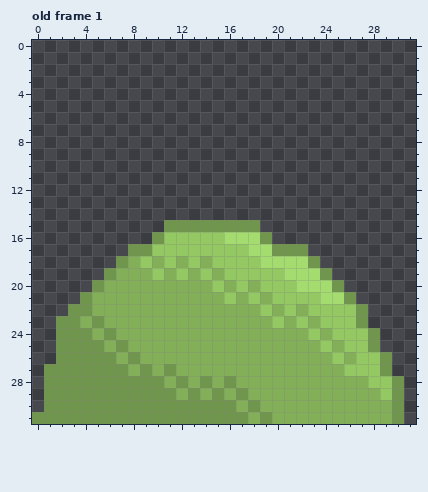
Two versions of one pixel-art file, Content/Game/General/Entities/Enemies/Slime/Slime.aseprite. This is how it looked before the edit.
32x32 pixels, 5 frames. Colours within 5 levels of each other are drawn and written as one. Shown: old frame 1. The commit also changed other frames, which this record leaves out.
After the commit:
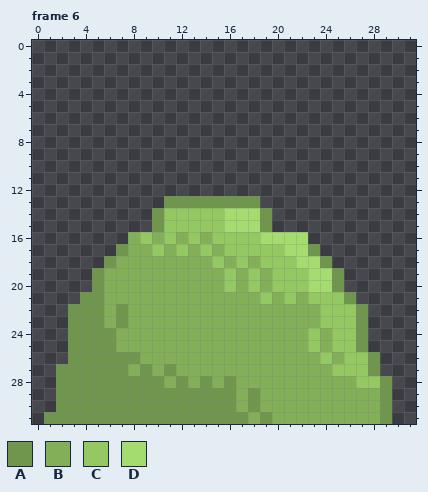
Palette (. is transparent): A #70964d  B #82af58  C #93c862  D #a4dc6f
A new or re-ordered frame is compared with the old frame closest to it.
Difference:
frames 5 -> 6
--- frame 6 is new; against old frame 1
@@ x 0..31 @@
 12 ................................
-13 ................................
-14 ................................
-15 ...........AAAAAAAA.............
-16 ..........ACCCCCDDDA............
-17 ........AACCCCCCCCDDAAA.........
-18 .......ABCBCBCBCCCCDDDDA........
-19 ......ABBBCBCBCBCCCCCDDDA.......
-20 .....ABBBBBBBBBCBCBCCCDDDA......
-21 ....ABBBBBBBBBBBCBCBCCCCDDA.....
-22 ...AABBBBBBBBBBBBBBCBCBCCCCA....
-23 ..AABABBBBBBBBBBBBBBCBCBCCCA....
-24 ..AAABABBBBBBBBBBBBBBBBCBCCCA...
-25 ..AAAABABBBBBBBBBBBBBBBBCBCCA...
-26 ..AAAAABABBBBBBBBBBBBBBBBCBCCA..
-27 .AAAAAAABABABBBBBBBBBBBBBBCCCA..
-28 .AAAAAAAAAABABABABBBBBBBBBBBCCA.
-29 .AAAAAAAAAAABABABABBBBBBBBBBBCA.
-30 .AAAAAAAAAAAAAAAABABBBBBBBBBBBA.
-31 AAAAAAAAAAAAAAAAAABABBBBBBBBBBA.
+13 ...........AAAAAAAA.............
+14 ..........ACCCCCDDDA............
+15 ..........ACCCCCDDDA............
+16 ........BCBCBCBCCCCDDDD.........
+17 .......ABBCBCBCBCCCCCDDA........
+18 ......ABBBBBBBBCBCBCCCDDA.......
+19 .....ABBBBBBBBBBCBCBCCCDDA......
+20 .....ABBBBBBBBBBCBCBCCCDDA......
+21 ....AABBBBBBBBBBBBBCBCBCCCA.....
+22 ...AAABABBBBBBBBBBBBBBBBCCCA....
+23 ...AAABABBBBBBBBBBBBBBBBCCCA....
+24 ...AAAABBBBBBBBBBBBBBBBCBCCA....
+25 ...AAAABBBBBBBBBBBBBBBBCBCCA....
+26 ...AAAAAABBBBBBBBBBBBBBBCBCCA...
+27 ..AAAAAABABABBBBBBBBBBBBBCCCA...
+28 ..AAAAAAAAABABABABBBBBBBBBBCCA..
+29 ..AAAAAAAAAAAAAAABABBBBBBBBBBA..
+30 ..AAAAAAAAAAAAAAABABBBBBBBBBBA..
+31 .AAAAAAAAAAAAAAAAABABBBBBBBBBA..
Pixel boxes of the changes (left, top, right, bottom) in both pictures:
changed: (32, 196, 404, 424)
